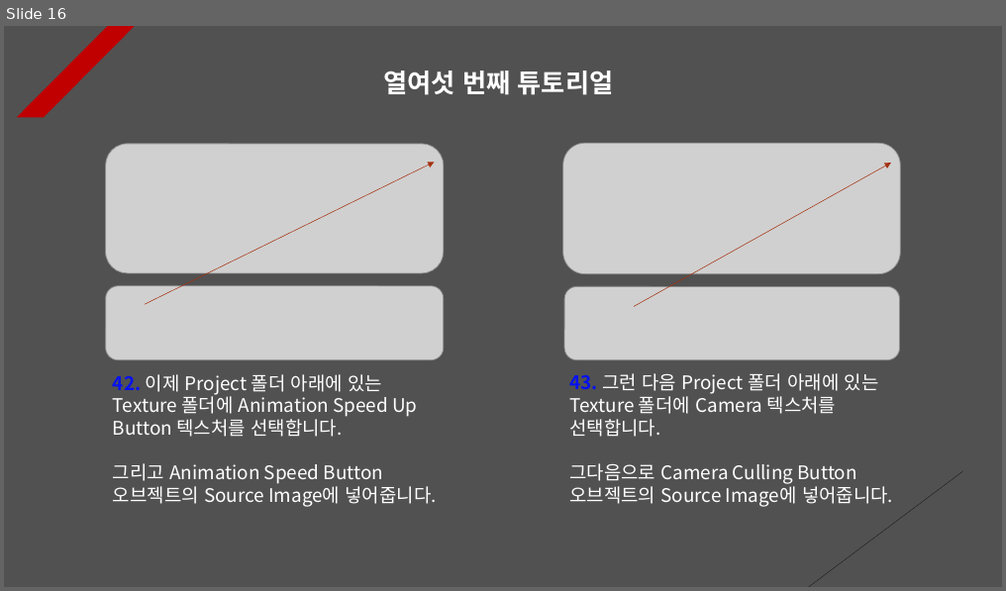
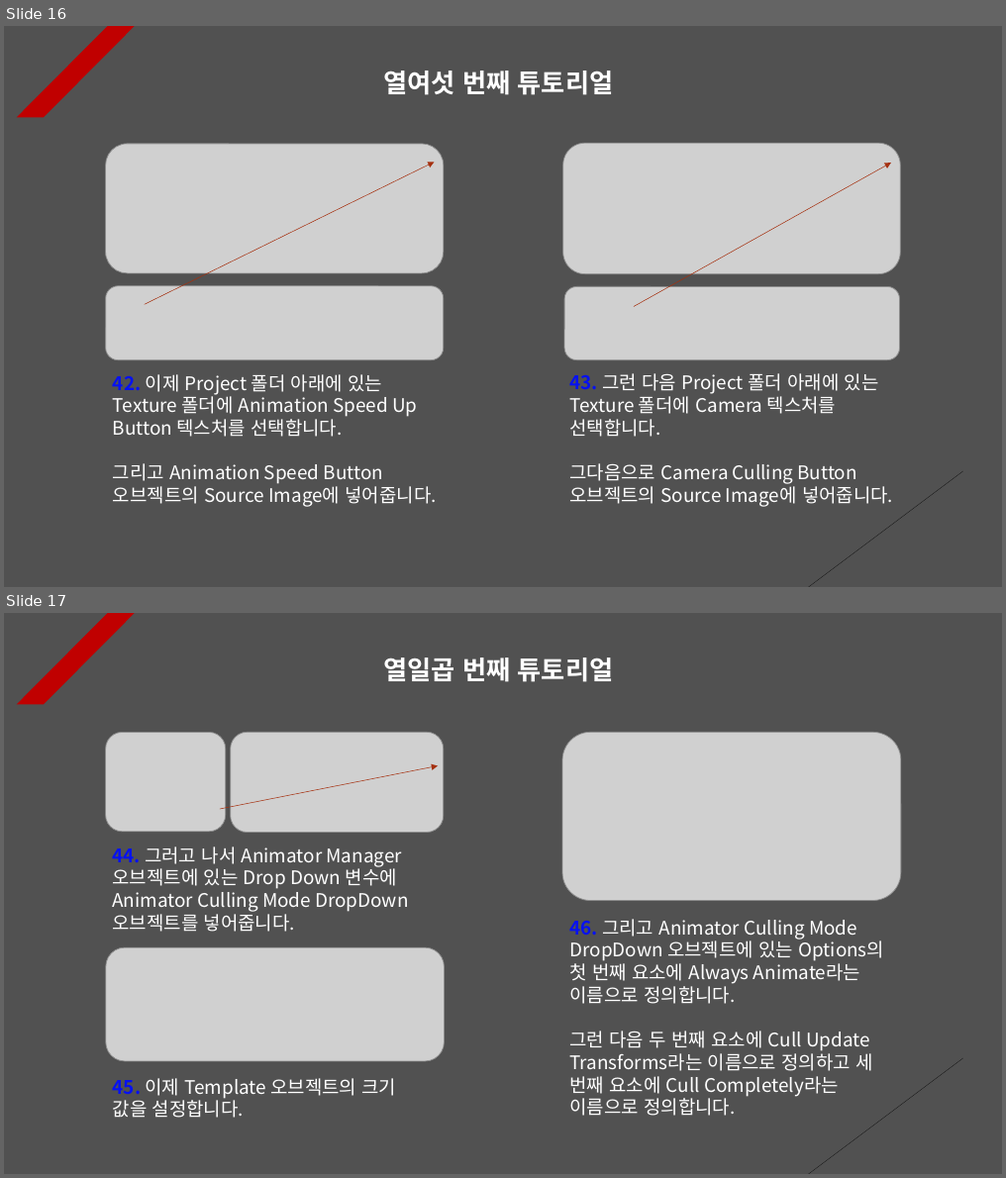
Before and after one commit to Unity2033/3D-UnityEngine, a slide deck: Assets/Animation Retargeting/PPT Data/Animation Retargeting Example.pptx. Shown one above the other, each under a label of ours: slide 16 before the commit, slides 16 and 17 after it. The pictures are 1006x591 and 1006x1178 pixels, drawn with LibreOffice and Linux fonts; fonts in the diff are those of the drawing; grey boxes stand for pictures. Boxes give left, top, right and bottom in pixels: in the first picture for what was removed or moved away, otherwise in the second. Text is boxed around its words. In the diff, an @@ line names an element or a change of style, - is before the commit and + after.

```diff
--- a/Assets/Animation Retargeting/PPT Data/Animation Retargeting Example.pptx
+++ b/Assets/Animation Retargeting/PPT Data/Animation Retargeting Example.pptx
@@ slide 17 added at [4,613,1002,1174], background #515151; not listed: 2 template elements that a slide beside it also shows @@
@@ text added at [384,658,613,682], 25 pt, text #FFFFFF, bold @@
+열일곱 번째 튜토리얼
@@ picture added at [106,732,226,832] @@
@@ picture added at [230,732,444,833] @@
@@ picture added at [562,732,901,900] @@
@@ arrow added from (220, 809) to (438, 765), #A5300F 0.5 pt dashed @@
@@ text added at [113,847,408,932], 18 pt, text #FFFFFF @@
+44. 그러고 나서 Animator Manager 오브젝트에 있는 Drop Down 변수에 Animator Culling Mode DropDown 오브젝트를 넣어줍니다.
@@ text added at [569,919,884,1116], 18 pt, text #FFFFFF @@
+46. 그리고 Animator Culling Mode DropDown 오브젝트에 있는 Options의 첫 번째 요소에 Always Animate라는 이름으로 정의합니다.
+그런 다음 두 번째 요소에 Cull Update Transforms라는 이름으로 정의하고 세 번째 요소에 Cull Completely라는 이름으로 정의합니다.
@@ picture added at [106,948,445,1061] @@
@@ text added at [113,1078,397,1118], 18 pt, text #FFFFFF @@
+45. 이제 Template 오브젝트의 크기 값을 설정합니다.
```
Also in this commit, not shown: 2 slides changed, 13 other files.
